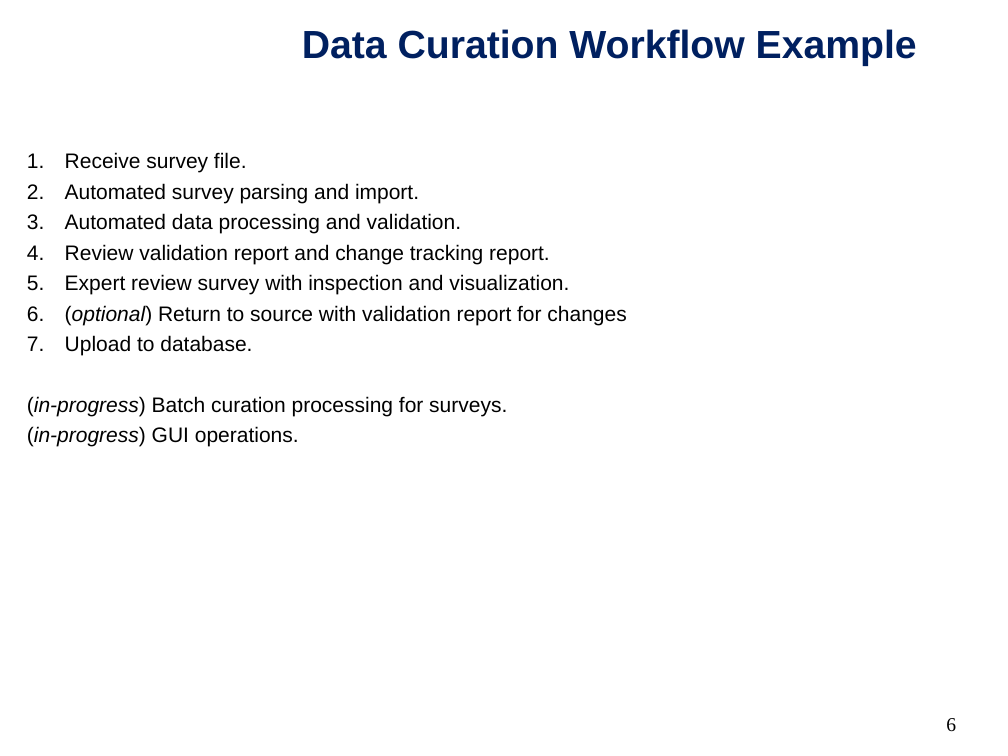
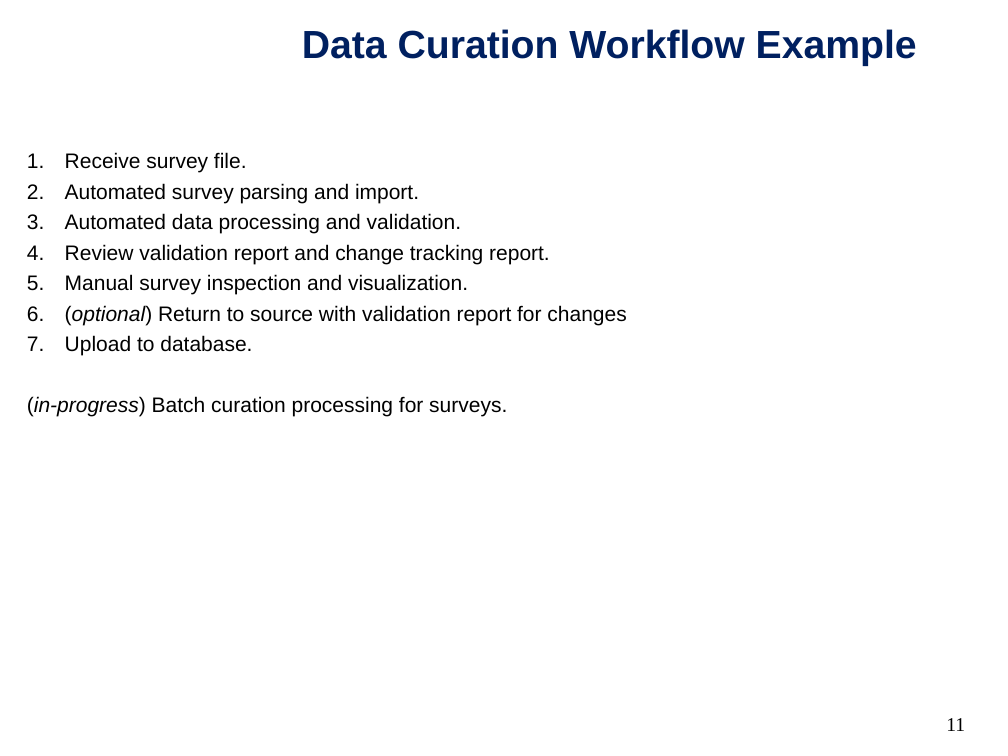
Before and after one commit to bethanylroberts/test-project, a slide deck: slide 11 of pub/NARWCDB-progress_report-20251112.ppt (slide 6 before the commit). Drawn at 1008x756 pixels with LibreOffice and Linux fonts; fonts in the diff are those of the drawing; background and template pictures are left out. Boxes give left, top, right and bottom in pixels: in the first picture for what was removed or moved away, otherwise in the second. Text is boxed around its words. In the diff, an @@ line names an element or a change of style, - is before the commit and + after.

```diff
--- a/pub/NARWCDB-progress_report-20251112.ppt
+++ b/pub/NARWCDB-progress_report-20251112.ppt
@@ text at box(65, 274, 468, 295): text changed @@
-5. Expert review survey with inspection and visualization.
+5. Manual survey inspection and visualization.
@@ text at box(27, 426, 299, 447): paragraph removed @@
-(in-progress) GUI operations.
@@ page number at box(946, 718, 965, 731): text changed @@
-6
+11
```
Also in this commit, not shown: 7 other slides changed, 5 slides added, 11 slides removed, 1 other file.
